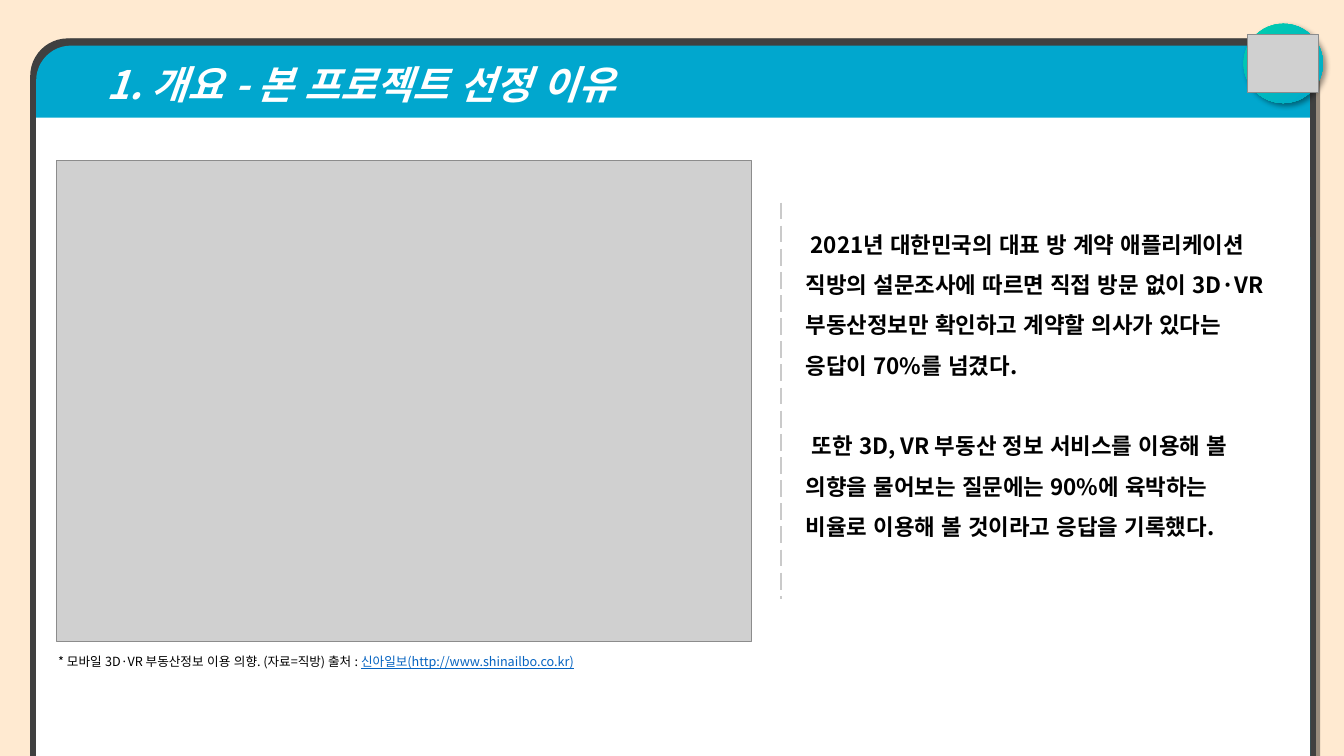
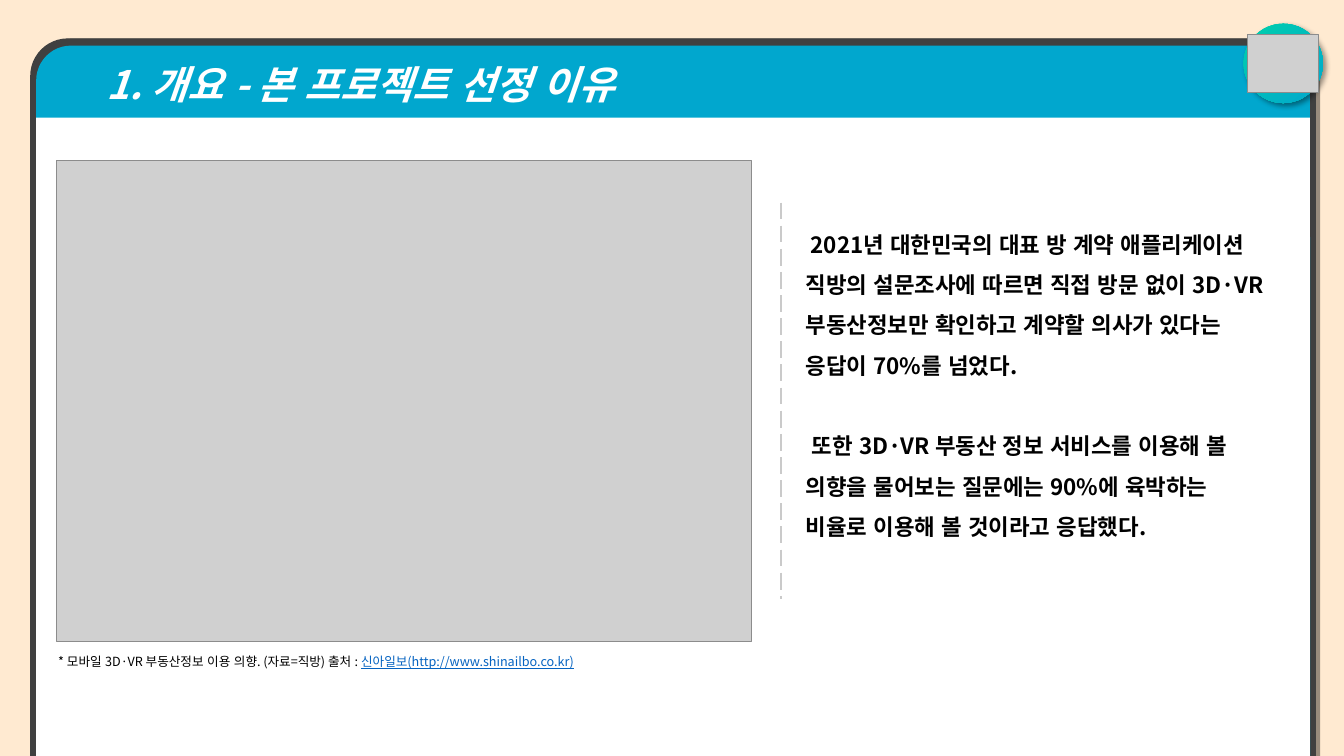
Before and after one commit to jangho1016/2022_1_CapstoneDesign, a slide deck: slide 3 of Final Assignments/파라노이드 팀 발표용 PPT.pptx. Drawn at 1344x756 pixels with LibreOffice and Linux fonts; fonts in the diff are those of the drawing; grey boxes stand for pictures. Boxes give left, top, right and bottom in pixels: in the first picture for what was removed or moved away, otherwise in the second. Text is boxed around its words. In the diff, an @@ line names an element or a change of style, - is before the commit and + after.

```diff
--- a/Final Assignments/파라노이드 팀 발표용 PPT.pptx
+++ b/Final Assignments/파라노이드 팀 발표용 PPT.pptx
@@ text at (806, 234, 1264, 537): text changed @@
-2021년 대한민국의 대표 방 계약 애플리케이션 직방의 설문조사에 따르면 직접 방문 없이 3D·VR 부동산정보만 확인하고 계약할 의사가 있다는 응답이 70%를 넘겼다.
-또한 3D, VR 부동산 정보 서비스를 이용해 볼 의향을 물어보는 질문에는 90%에 육박하는 비율로 이용해 볼 것이라고 응답을 기록했다.
+2021년 대한민국의 대표 방 계약 애플리케이션 직방의 설문조사에 따르면 직접 방문 없이 3D·VR 부동산정보만 확인하고 계약할 의사가 있다는 응답이 70%를 넘었다.
+또한 3D·VR 부동산 정보 서비스를 이용해 볼 의향을 물어보는 질문에는 90%에 육박하는 비율로 이용해 볼 것이라고 응답했다.
```
Also in this commit, not shown: 4 other slides changed, 2 slides removed.
